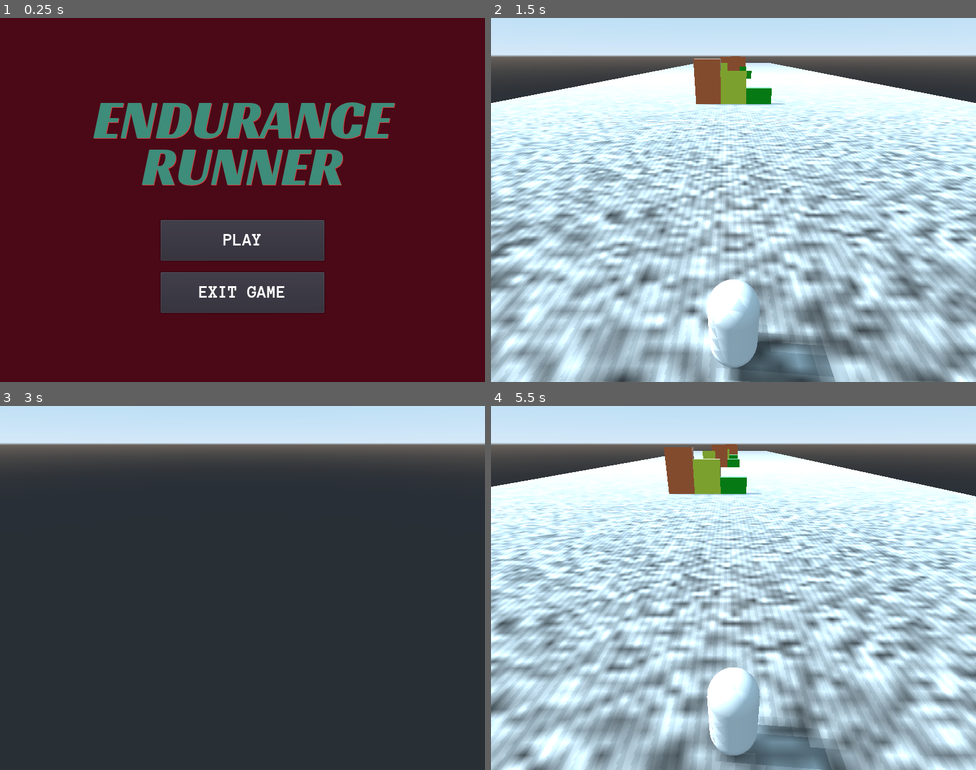
Above: before the commit, frames 1-4 (two rows, left to right).
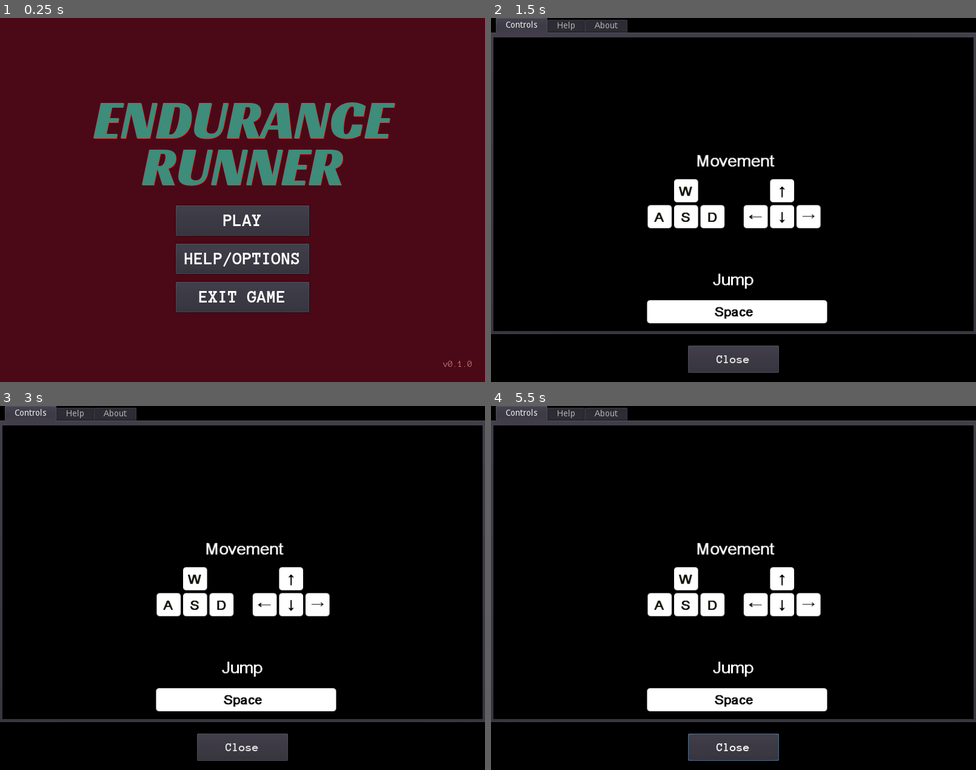
Above: after the commit, the same moments.

Repository: rans0000/endless-runner
Game: Godot game, scene res://UI/MainMenu/MainMenu.tscn
The game is run twice, just before and just after one commit, with the same random seed, the same clock (stepped at 60 frames per second) and the same inputs.
Inputs (mouse positions are in pixels of both pictures, inside the frame that each line leads up to):
- Up to frame 1 (0.25 s): no input
- Up to frame 2 (1.5 s): click (733, 258) at 0.5 s, where only the run after the commit has a clickable "HELP/OPTIONS"; click (733, 221) at 1.25 s, where only the run after the commit has a clickable "PLAY"
- Up to frame 3 (3 s): click (242, 609) at 2 s, where only the run after the commit has a clickable "PLAY"; hold D (move_right) from 2.78 s (still down); hold Tab (look_back) from 2.78 s (still down)
- Up to frame 4 (5.5 s): release D (move_right) at 3.53 s; release Tab (look_back) at 3.53 s; hold A (move_left) 3.53-4.28 s; tap S (move_stop) at 3.6, 5.1 s; hold D (move_right) 4.28-5.03 s; hold Tab (look_back) 4.28-5.03 s; hold W (move_forward) from 5.03 s (still down)

The runs differ from the first frame. In frame 1, 5.4% of the frame differs, in the area x 33-98%, y 51-96%; in frame 2, 99%; in frame 3, 97%; in frame 4, 99%, in the area x 0-100%, y 0-100%.

Commit message:
Add options screen for Controls, Help and About in main menu

Diff:
--- a/UI/MainMenu/MainMenu.gd
+++ b/UI/MainMenu/MainMenu.gd
@@ -10,3 +10,7 @@
 
 func _on_quit_button_pressed():
 	get_tree().quit()
+
+
+func _on_options_button_pressed():
+	$OptionsMenu.visible = true
--- a/UI/MainMenu/MainMenu.tscn
+++ b/UI/MainMenu/MainMenu.tscn
@@ -1,8 +1,9 @@
-[gd_scene load_steps=6 format=2]
+[gd_scene load_steps=9 format=2]
 
 [ext_resource path="res://UI/MainMenu/MainMenu.gd" type="Script" id=1]
 [ext_resource path="res://fonts/RacingSansOne-Regular.ttf" type="DynamicFontData" id=2]
 [ext_resource path="res://fonts/AnonymousPro-Bold.ttf" type="DynamicFontData" id=3]
+[ext_resource path="res://UI/OptionsMenu/OptionsMenu.tscn" type="PackedScene" id=4]
 
 [sub_resource type="DynamicFont" id=1]
 size = 90
@@ -15,6 +16,13 @@
 use_filter = true
 font_data = ExtResource( 3 )
 
+[sub_resource type="DynamicFontData" id=3]
+font_path = "res://fonts/AnonymousPro-Regular.ttf"
+
+[sub_resource type="DynamicFont" id=4]
+size = 15
+font_data = SubResource( 3 )
+
 [node name="MainMenu" type="Control"]
 anchor_right = 1.0
 anchor_bottom = 1.0
@@ -23,7 +31,7 @@
 "_edit_lock_": true
 }
 
-[node name="ColorRect" type="ColorRect" parent="."]
+[node name="MenuBg" type="ColorRect" parent="."]
 margin_right = 800.0
 margin_bottom = 600.0
 color = Color( 0.294118, 0.0352941, 0.0901961, 1 )
@@ -31,7 +39,7 @@
 "_edit_lock_": true
 }
 
-[node name="Label" type="Label" parent="."]
+[node name="GameTitle" type="Label" parent="."]
 margin_top = 130.0
 margin_right = 800.0
 margin_bottom = 322.0
@@ -52,37 +60,63 @@
 anchor_top = 0.5
 anchor_right = 0.5
 anchor_bottom = 0.5
-margin_left = -135.0
-margin_top = 33.3074
-margin_right = 135.0
-margin_bottom = 100.307
+margin_left = -110.0
+margin_top = 9.4408
+margin_right = 110.0
+margin_bottom = 59.4408
+rect_pivot_offset = Vector2( 55, 37 )
 mouse_default_cursor_shape = 2
 custom_fonts/font = SubResource( 2 )
 custom_colors/font_color = Color( 1, 1, 1, 1 )
 custom_colors/font_color_hover = Color( 0.823529, 0.403922, 0.403922, 1 )
 custom_colors/font_color_pressed = Color( 0.623529, 0.270588, 0.270588, 1 )
 text = "PLAY"
-__meta__ = {
-"_edit_lock_": true
-}
+
+[node name="OptionsButton" type="Button" parent="."]
+anchor_left = 0.5
+anchor_top = 0.5
+anchor_right = 0.5
+anchor_bottom = 0.5
+margin_left = -110.0
+margin_top = 71.6992
+margin_right = 110.0
+margin_bottom = 121.699
+rect_pivot_offset = Vector2( 55, 37 )
+mouse_default_cursor_shape = 2
+custom_fonts/font = SubResource( 2 )
+custom_colors/font_color = Color( 1, 1, 1, 1 )
+custom_colors/font_color_hover = Color( 0.823529, 0.403922, 0.403922, 1 )
+custom_colors/font_color_pressed = Color( 0.623529, 0.270588, 0.270588, 1 )
+text = "HELP/OPTIONS"
 
 [node name="QuitButton" type="Button" parent="."]
 anchor_left = 0.5
 anchor_top = 0.5
 anchor_right = 0.5
 anchor_bottom = 0.5
-margin_left = -135.0
-margin_top = 119.454
-margin_right = 135.0
-margin_bottom = 186.454
+margin_left = -110.0
+margin_top = 135.282
+margin_right = 110.0
+margin_bottom = 185.282
 mouse_default_cursor_shape = 2
 custom_fonts/font = SubResource( 2 )
 custom_colors/font_color = Color( 1, 1, 1, 1 )
 custom_colors/font_color_hover = Color( 0.823529, 0.403922, 0.403922, 1 )
 custom_colors/font_color_pressed = Color( 0.623529, 0.270588, 0.270588, 1 )
 text = "EXIT GAME"
-__meta__ = {
-"_edit_lock_": true
-}
+
+[node name="VersionTxt" type="Label" parent="."]
+margin_left = 706.924
+margin_top = 562.201
+margin_right = 778.924
+margin_bottom = 580.201
+custom_fonts/font = SubResource( 4 )
+custom_colors/font_color = Color( 0.756863, 0.454902, 0.454902, 1 )
+text = "v0.1.0"
+align = 2
+
+[node name="OptionsMenu" parent="." instance=ExtResource( 4 )]
+visible = false
 [connection signal="pressed" from="PlayButton" to="." method="_on_play_button_pressed"]
+[connection signal="pressed" from="OptionsButton" to="." method="_on_options_button_pressed"]
 [connection signal="pressed" from="QuitButton" to="." method="_on_quit_button_pressed"]
--- /dev/null
+++ b/UI/OptionsMenu/OptionsMenu.gd
@@ -0,0 +1,8 @@
+extends Control
+
+func _ready():
+	pass
+
+
+func _on_close_btn_pressed():
+	visible = false
--- /dev/null
+++ b/UI/OptionsMenu/OptionsMenu.tscn
@@ -0,0 +1,153 @@
+[gd_scene load_steps=10 format=2]
+
+[ext_resource path="res://UI/OptionsMenu/OptionsMenu.gd" type="Script" id=1]
+[ext_resource path="res://assets/images/controls-screen.png" type="Texture" id=2]
+[ext_resource path="res://fonts/RacingSansOne-Regular.ttf" type="DynamicFontData" id=3]
+[ext_resource path="res://fonts/AnonymousPro-Regular.ttf" type="DynamicFontData" id=4]
+[ext_resource path="res://fonts/AnonymousPro-Bold.ttf" type="DynamicFontData" id=5]
+
+[sub_resource type="DynamicFont" id=1]
+size = 15
+use_filter = true
+font_data = ExtResource( 3 )
+
+[sub_resource type="DynamicFont" id=3]
+size = 15
+use_filter = true
+font_data = ExtResource( 4 )
+
+[sub_resource type="DynamicFont" id=2]
+size = 15
+use_filter = true
+font_data = ExtResource( 4 )
+
+[sub_resource type="DynamicFont" id=4]
+size = 20
+font_data = ExtResource( 5 )
+
+[node name="OptionsMenu" type="Control"]
+anchor_right = 1.0
+anchor_bottom = 1.0
+script = ExtResource( 1 )
+
+[node name="MenuBg" type="ColorRect" parent="."]
+anchor_right = 1.0
+anchor_bottom = 1.0
+color = Color( 0, 0, 0, 1 )
+
+[node name="TabContainer" type="TabContainer" parent="."]
+anchor_right = 1.0
+anchor_bottom = 1.0
+margin_bottom = -80.0
+tab_align = 0
+
+[node name="Controls" type="Tabs" parent="TabContainer"]
+editor/display_folded = true
+visible = false
+anchor_right = 1.0
+anchor_bottom = 1.0
+margin_left = 4.0
+margin_top = 32.0
+margin_right = -4.0
+margin_bottom = -4.0
+rect_clip_content = true
+
+[node name="TextureRect" type="TextureRect" parent="TabContainer/Controls"]
+anchor_right = 1.0
+margin_bottom = 600.0
+rect_scale = Vector2( 1, 0.95 )
+rect_clip_content = true
+texture = ExtResource( 2 )
+expand = true
+
+[node name="Help" type="Tabs" parent="TabContainer"]
+editor/display_folded = true
+visible = false
+anchor_right = 1.0
+anchor_bottom = 1.0
+margin_left = 4.0
+margin_top = 32.0
+margin_right = -4.0
+margin_bottom = -4.0
+__meta__ = {
+"_edit_lock_": true
+}
+
+[node name="Label" type="Label" parent="TabContainer/Help"]
+anchor_left = 0.5
+anchor_right = 0.5
+margin_left = -120.5
+margin_top = 32.9358
+margin_right = 120.5
+margin_bottom = 88.9358
+custom_fonts/font = SubResource( 1 )
+text = "HOW TO PLAY"
+align = 1
+valign = 1
+
+[node name="Label2" type="Label" parent="TabContainer/Help"]
+anchor_left = 0.5
+anchor_right = 0.5
+anchor_bottom = 0.95
+margin_left = -200.0
+margin_top = 98.1079
+margin_right = 200.0
+margin_bottom = -241.492
+rect_rotation = 0.187024
+custom_fonts/font = SubResource( 3 )
+text = "Use movement keys to run. Press 'Jump' key to jump over obstacles. Holding down and releasing jump will powerup your jump. How high you jump also depends on the your speed."
+autowrap = true
+
+[node name="About" type="Tabs" parent="TabContainer"]
+editor/display_folded = true
+anchor_right = 1.0
+anchor_bottom = 1.0
+margin_left = 4.0
+margin_top = 32.0
+margin_right = -4.0
+margin_bottom = -4.0
+
+[node name="Label" type="Label" parent="TabContainer/About"]
+anchor_left = 0.5
+anchor_right = 0.5
+margin_left = -120.5
+margin_top = 32.9358
+margin_right = 120.5
+margin_bottom = 88.9358
+custom_fonts/font = SubResource( 1 )
+text = "About"
+align = 1
+valign = 1
+uppercase = true
+
+[node name="Label2" type="Label" parent="TabContainer/About"]
+anchor_left = 0.5
+anchor_right = 0.5
+anchor_bottom = 0.95
+margin_left = -200.0
+margin_top = 98.1079
+margin_right = 200.0
+margin_bottom = -241.492
+rect_rotation = 0.187024
+custom_fonts/font = SubResource( 2 )
+text = "Made with:
+Godot v3.1.1,
+Krita v4.2.9
+
+Source Code & game:
+https://github.com/rans0000/endless-runner
+https://fireashfire.itch.io/endurance-runner"
+autowrap = true
+
+[node name="CloseBtn" type="Button" parent="."]
+anchor_left = 0.5
+anchor_top = 1.0
+anchor_right = 0.5
+anchor_bottom = 1.0
+margin_left = -75.0
+margin_top = -60.0
+margin_right = 75.0
+margin_bottom = -15.0
+custom_fonts/font = SubResource( 4 )
+text = "Close"
+[connection signal="pressed" from="CloseBtn" to="." method="_on_close_btn_pressed"]
Binary file added: assets/images/controls-screen.png
Not shown, added: assets/images/controls-screen.png.import
